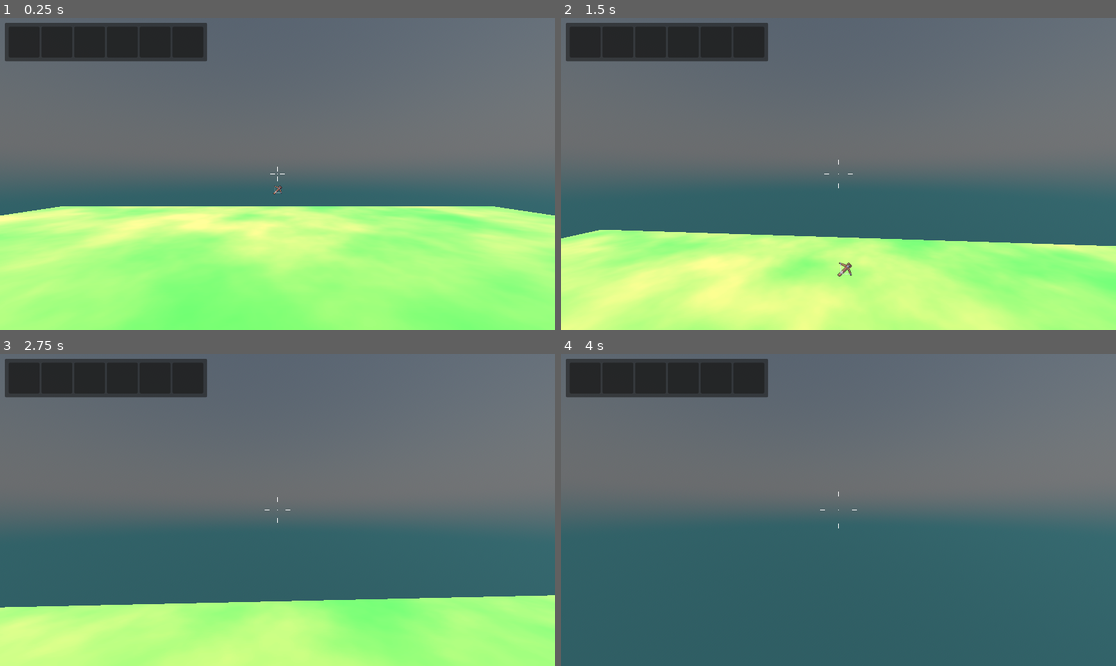
Above: before the commit, frames 1-4 (two rows, left to right).
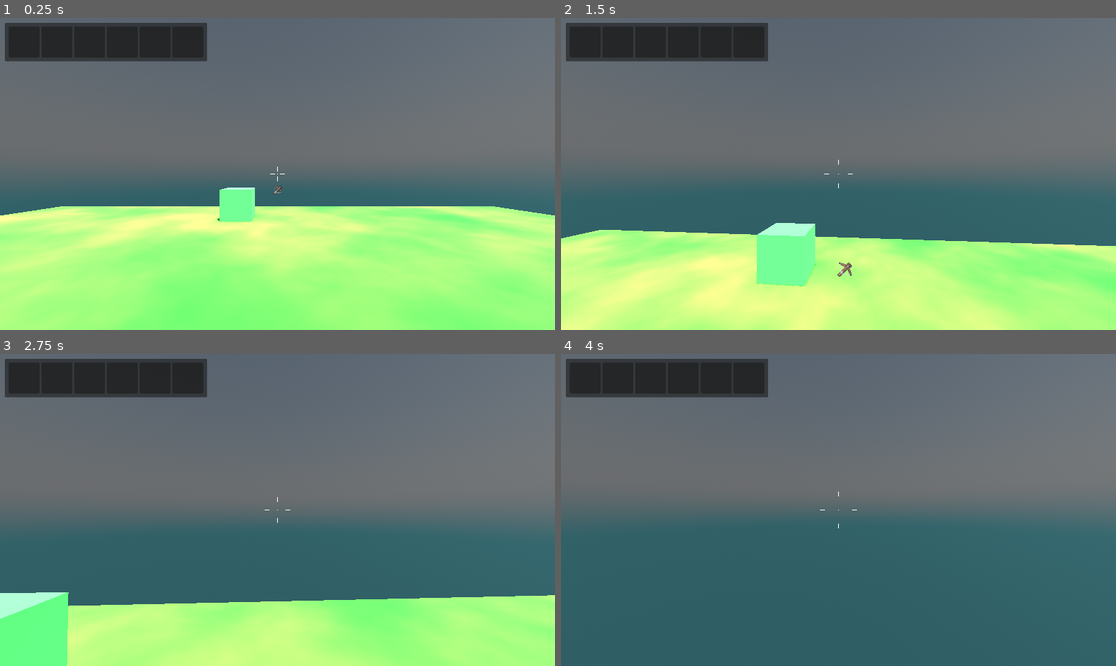
Above: after the commit, the same moments.

Repository: toledosq/godot_weapon_manager
Game: Godot game, scene res://main.tscn
Same seed, same stepped clock (60 frames per second), same inputs: the game is played once before the commit and once after it.
Inputs (mouse positions are in pixels of both pictures, inside the frame that each line leads up to):
- Up to frame 1 (0.25 s): no input
- Up to frame 2 (1.5 s): tap Enter at 0.5 s; move the mouse to (866, 174) at 0.52 s; hold W (move_forward) from 0.53 s (still down); tap E (interact) at 0.6 s; click (866, 174) at 0.67 s; tap Space (jump) at 0.77 s; move the mouse to (810, 174) at 1.27 s; tap Ctrl (crouch) at 1.35 s
- Up to frame 3 (2.75 s): keep holding W (move_forward); tap Space (jump) at 1.52 s; tap E (interact) at 1.55, 2.1 s; move the mouse to (288, 503) at 2.02 s
- Up to frame 4 (4 s): keep holding W (move_forward); move the mouse to (832, 516) at 2.77 s; tap Shift (sprint) at 2.85 s; click (832, 516) at 2.92 s; tap Space (jump) at 3.02, 3.5, 3.77 s; tap E (interact) at 3.05, 3.8 s; move the mouse to (877, 513) at 3.52 s; press the mouse at (877, 513) at 3.53 s

The runs differ from the first frame. In frame 1, 0.7% of the frame differs, in the area x 38-47%, y 54-66%; in frame 2, 2.0%; in frame 3, 2.9%, in the area x 0-13%, y 76-100%; in frame 4, nothing differs.

Commit message:
Add container logic

Diff:
--- a/globals/EventBus.gd
+++ b/globals/EventBus.gd
@@ -2,6 +2,7 @@
 
 signal weapon_equipped(index)
 signal weapon_unequipped(index)
+
 
 func _ready():
 	weapon_equipped.connect(print_something)
--- a/interactable/chest.gd
+++ b/interactable/chest.gd
@@ -7,5 +7,5 @@
 @export var inventory_data: InventoryData
 
 
-func player_interact() -> void:
+func interact() -> void:
 	toggle_inventory.emit(self)
--- a/interactable/chest.tscn
+++ b/interactable/chest.tscn
@@ -12,7 +12,7 @@
 data = PackedVector3Array(-0.5, 0.5, 0.5, 0.5, 0.5, 0.5, -0.5, -0.5, 0.5, 0.5, 0.5, 0.5, 0.5, -0.5, 0.5, -0.5, -0.5, 0. …(500 unchanged characters)…
 
 [node name="Chest" type="StaticBody3D" groups=["external_inventory"]]
-collision_layer = 5
+collision_layer = 17
 collision_mask = 0
 script = ExtResource("1_2vxje")
 
--- a/project.godot
+++ b/project.godot
@@ -77,3 +77,9 @@
 "events": [Object(InputEventKey,"resource_local_to_scene":false,"resource_name":"","device":-1,"window_id":0,"alt_pressed":false,"shift_pressed":false,"ctrl_pressed":false,"meta_pressed":false,"pressed":false,"keycode":0,"physical_keycode":69,"key_label":0,"unicode":101,"echo":false,"script":null)
 ]
 }
+
+[layer_names]
+
+3d_physics/layer_1="world"
+3d_physics/layer_2="player"
+3d_physics/layer_5="interactable"
--- a/test_world.tscn
+++ b/test_world.tscn
@@ -1,9 +1,11 @@
-[gd_scene load_steps=13 format=3 uid="uid://giq451xcik8x"]
+[gd_scene load_steps=17 format=3 uid="uid://giq451xcik8x"]
 
 [ext_resource type="PackedScene" uid="uid://cc1m2a1obsyn4" path="res://addons/fpc/character.tscn" id="1_e18vq"]
 [ext_resource type="PackedScene" uid="uid://dgio4y25l8p1q" path="res://item/pickup/pickup.tscn" id="2_10460"]
 [ext_resource type="Resource" uid="uid://bke0gsniyl1t4" path="res://item/items/glock.tres" id="3_sco3g"]
 [ext_resource type="Script" path="res://inventory/slot_data.gd" id="4_kjg3y"]
+[ext_resource type="PackedScene" uid="uid://c4gkq0g3qlm84" path="res://interactable/chest.tscn" id="5_2dg3g"]
+[ext_resource type="Script" path="res://inventory/inventory_data.gd" id="6_hgy81"]
 
 [sub_resource type="Gradient" id="Gradient_ur0vy"]
 colors = PackedColorArray(0, 0.476245, 0.0193456, 1, 0.360494, 0.612721, 0.119744, 1)
@@ -38,6 +40,15 @@
 item_data = ExtResource("3_sco3g")
 quantity = 1
 
+[sub_resource type="Resource" id="Resource_vo4oh"]
+script = ExtResource("4_kjg3y")
+item_data = ExtResource("3_sco3g")
+quantity = 1
+
+[sub_resource type="Resource" id="Resource_ecivs"]
+script = ExtResource("6_hgy81")
+slot_datas = Array[ExtResource("4_kjg3y")]([SubResource("Resource_vo4oh"), null, null, null, null, null])
+
 [node name="test_world" type="Node3D"]
 
 [node name="Character" parent="." instance=ExtResource("1_e18vq")]
@@ -59,3 +70,7 @@
 [node name="Pickup" parent="." instance=ExtResource("2_10460")]
 transform = Transform3D(1, 0, 0, 0, 1, 0, 0, 0, 1, 0, 1.30056, -6.09891)
 slot_data = SubResource("Resource_bet0b")
+
+[node name="Chest" parent="." instance=ExtResource("5_2dg3g")]
+transform = Transform3D(1, 0, 0, 0, 1, 0, 0, 0, 1, -1.32274, 0, -6.861)
+inventory_data = SubResource("Resource_ecivs")
--- a/ui/ui.tscn
+++ b/ui/ui.tscn
@@ -41,10 +41,10 @@
 [node name="ContainerInventory" parent="InventoryInterface" instance=ExtResource("2_l1pmx")]
 visible = false
 layout_mode = 0
-offset_left = 1121.0
-offset_top = 393.0
-offset_right = 1161.0
-offset_bottom = 433.0
+offset_left = 600.0
+offset_top = 10.0
+offset_right = 640.0
+offset_bottom = 50.0
 
 [node name="GrabbedSlot" parent="InventoryInterface" instance=ExtResource("3_jkjib")]
 visible = false
